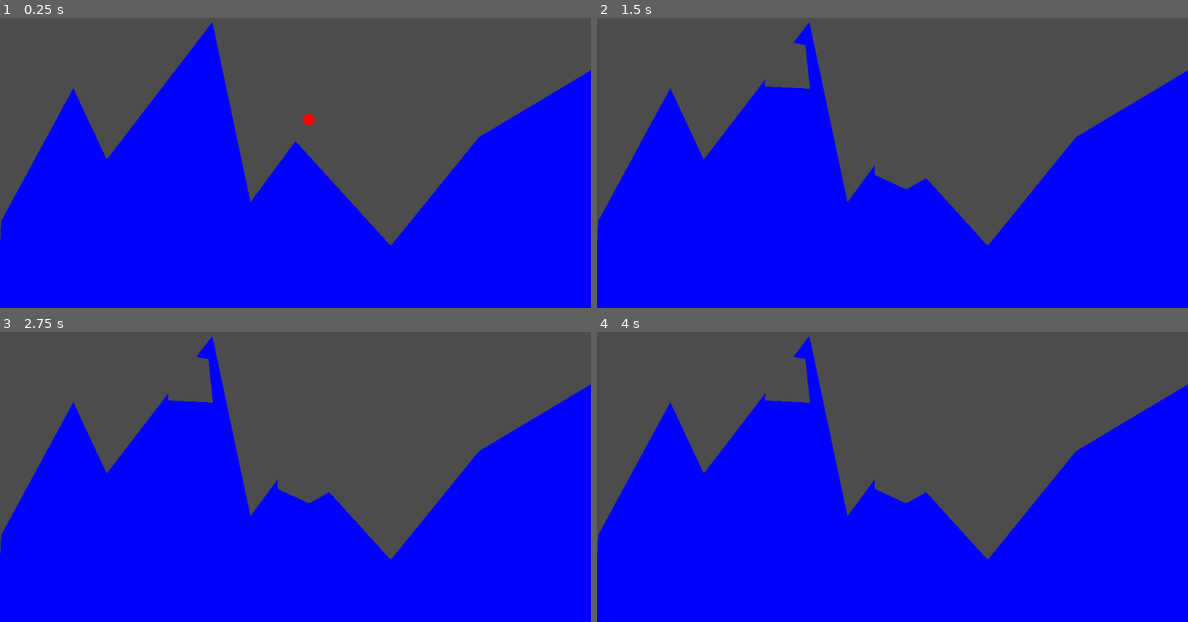
Above: before the commit, frames 1-4 (two rows, left to right).
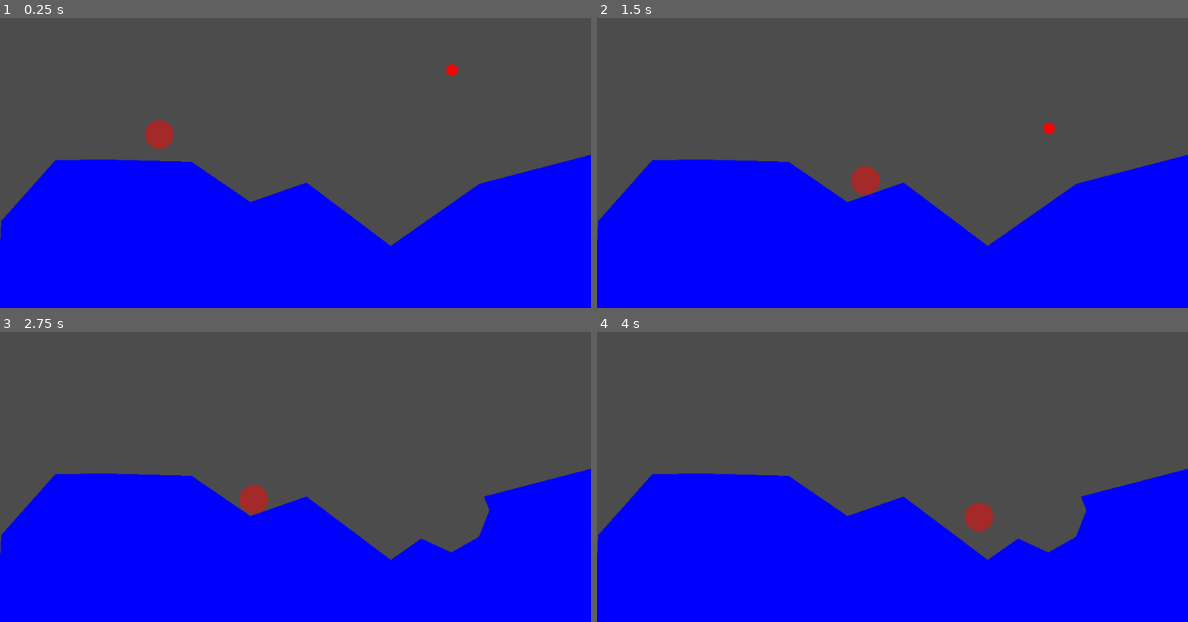
Above: after the commit, the same moments.

Repository: the-g-force/GGJ23
Game: Godot game, scene res://World/World.tscn
Same seed, same stepped clock (60 frames per second), same inputs: the game is played once before the commit and once after it.
Inputs:
- Up to frame 1 (0.25 s): no input
- Up to frame 2 (1.5 s): hold D (p0_right, bound only after the commit) from 0.53 s (still down)
- Up to frame 3 (2.75 s): release D (p0_right, bound only after the commit) at 2.03 s; hold A (p0_left, bound only after the commit) from 2.03 s (still down)
- Up to frame 4 (4 s): release A (p0_left, bound only after the commit) at 2.78 s; hold D (p0_right, bound only after the commit) from 2.78 s (still down)

The runs differ from the first frame. In frame 1, 15% of the frame differs, in the area x 0-100%, y 1-79%; in frame 2, 14%; in frame 3, 15%; in frame 4, 15%.

Commit message:
Add movable potatoman

Diff:
--- /dev/null
+++ b/project/Potato/Potato.gd
@@ -0,0 +1,19 @@
+extends KinematicBody2D
+
+var _GRAVITY : float = ProjectSettings.get_setting("physics/2d/default_gravity")
+
+var _velocity := Vector2.ZERO
+
+func _physics_process(_delta:float)->void:
+	var direction := Input.get_axis("p0_left", "p0_right")
+	var linear_velocity := Vector2(200*direction, 0)
+
+	# Only pull downward when in the air
+	if not is_on_floor():
+		linear_velocity.y = _GRAVITY
+
+	_velocity = move_and_slide(linear_velocity, Vector2.UP)
+
+
+func _draw():
+	draw_circle(Vector2.ZERO, 25.0, Color.brown)
--- /dev/null
+++ b/project/Potato/Potato.tscn
@@ -0,0 +1,12 @@
+[gd_scene load_steps=3 format=2]
+
+[ext_resource path="res://Potato/Potato.gd" type="Script" id=1]
+
+[sub_resource type="CircleShape2D" id=1]
+radius = 25.0
+
+[node name="Potato" type="KinematicBody2D"]
+script = ExtResource( 1 )
+
+[node name="CollisionShape2D" type="CollisionShape2D" parent="."]
+shape = SubResource( 1 )
--- a/project/World/World.tscn
+++ b/project/World/World.tscn
@@ -1,7 +1,8 @@
-[gd_scene load_steps=3 format=2]
+[gd_scene load_steps=4 format=2]
 
 [ext_resource path="res://World/World.gd" type="Script" id=1]
 [ext_resource path="res://Bullet/Bullet.tscn" type="PackedScene" id=2]
+[ext_resource path="res://Potato/Potato.tscn" type="PackedScene" id=3]
 
 [node name="World" type="Node2D"]
 script = ExtResource( 1 )
@@ -9,12 +10,15 @@
 [node name="StaticBody2D" type="StaticBody2D" parent="."]
 
 [node name="CollisionPolygon2D" type="CollisionPolygon2D" parent="StaticBody2D"]
-polygon = PoolVector2Array( 2, 449, 127, 218, 185, 342, 368, 103, 434, 416, 512, 310, 677, 492, 830, 303, 1024, 187, 1027, 611, -6, 614 )
+polygon = PoolVector2Array( 2, 449, 96, 343, 185, 342, 332, 346, 434, 416, 531, 382, 677, 492, 831, 384, 1027, 333, 1027, 611, -6, 614 )
 
 [node name="Bullet" parent="." instance=ExtResource( 2 )]
-position = Vector2( 535, 270 )
+position = Vector2( 783, 184 )
 
 [node name="Polygon2D" type="Polygon2D" parent="."]
 position = Vector2( 331, 168 )
 color = Color( 1, 1, 1, 0 )
 polygon = PoolVector2Array( -34, -36, 30, -25, 38, 51, -40, 47 )
+
+[node name="Potato" parent="." instance=ExtResource( 3 )]
+position = Vector2( 276, 274 )
--- a/project/project.godot
+++ b/project/project.godot
@@ -18,6 +18,21 @@
 
 common/drop_mouse_on_gui_input_disabled=true
 
+[input]
+
+p0_left={
+"deadzone": 0.5,
+"events": [ Object(InputEventKey,"resource_local_to_scene":false,"resource_name":"","device":0,"alt":false,"shift":false,"control":false,"meta":false,"command":false,"pressed":false,"scancode":65,"physical_scancode":0,"unicode":0,"echo":false,"script":null)
+, Object(InputEventKey,"resource_local_to_scene":false,"resource_name":"","device":0,"alt":false,"shift":false,"control":false,"meta":false,"command":false,"pressed":false,"scancode":16777231,"physical_scancode":0,"unicode":0,"echo":false,"script":null)
+ ]
+}
+p0_right={
+"deadzone": 0.5,
+"events": [ Object(InputEventKey,"resource_local_to_scene":false,"resource_name":"","device":0,"alt":false,"shift":false,"control":false,"meta":false,"command":false,"pressed":false,"scancode":68,"physical_scancode":0,"unicode":0,"echo":false,"script":null)
+, Object(InputEventKey,"resource_local_to_scene":false,"resource_name":"","device":0,"alt":false,"shift":false,"control":false,"meta":false,"command":false,"pressed":false,"scancode":16777233,"physical_scancode":0,"unicode":0,"echo":false,"script":null)
+ ]
+}
+
 [physics]
 
 common/enable_pause_aware_picking=true
